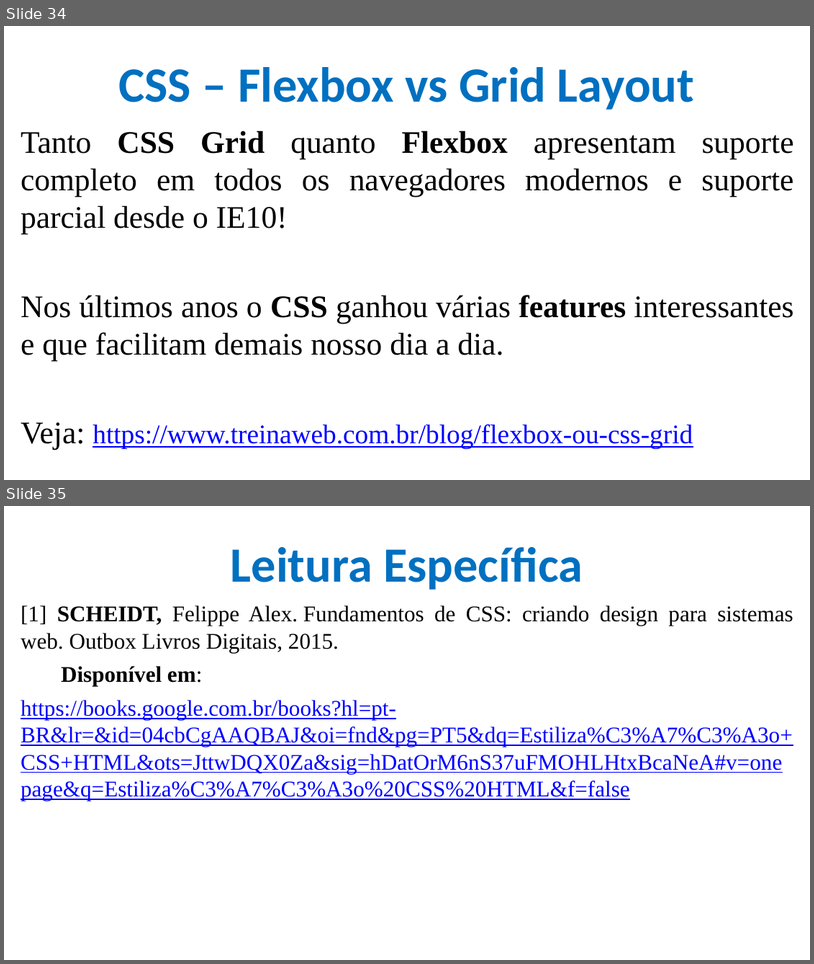
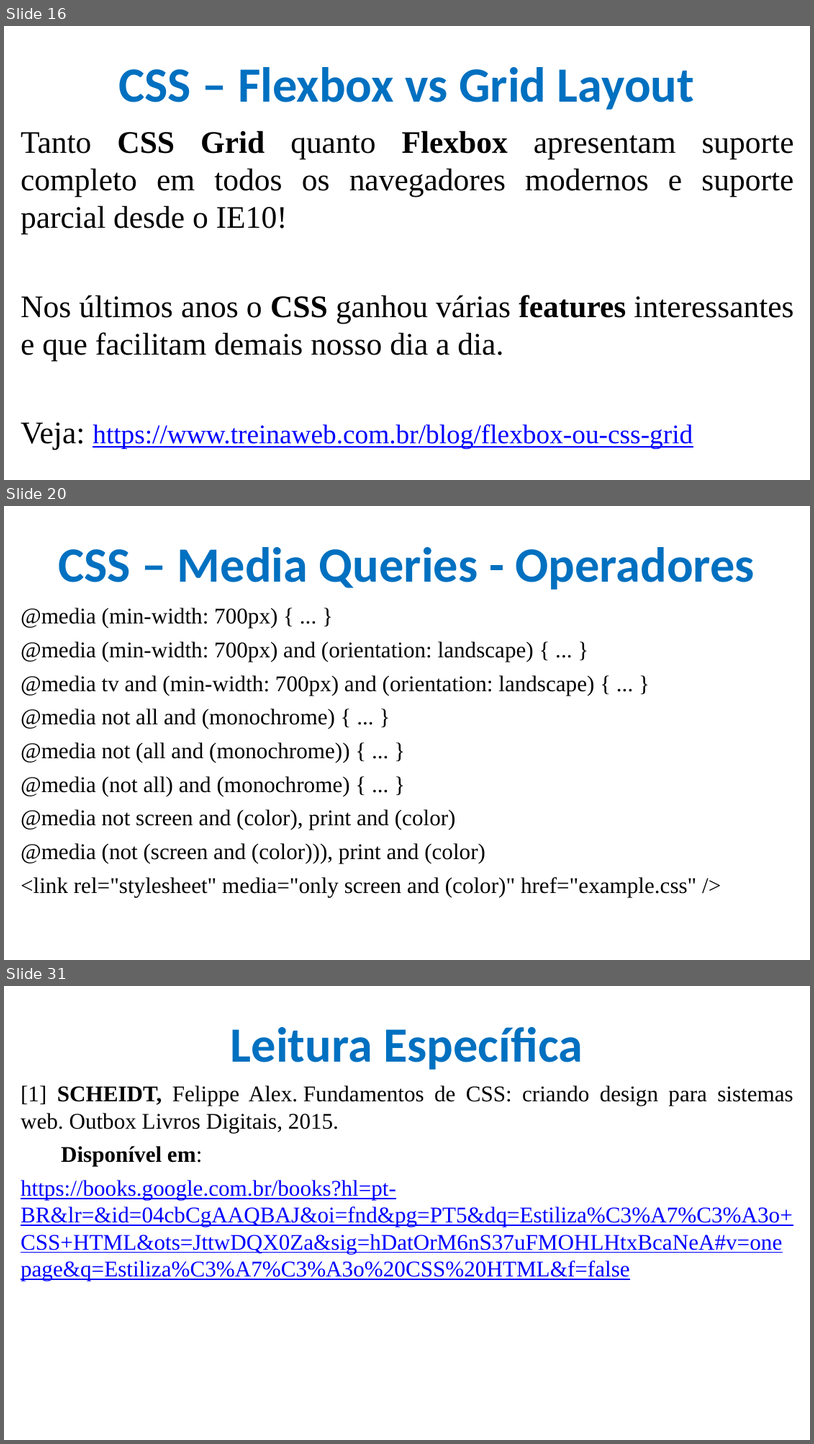
Before and after one commit to CloudEducationBrazil/WydenDesenvolvimentoWebJAVA, a slide deck: 01 Classes/frontend/Aula 06 Desenvolvimento de Software Java - CSS.pptx. Shown one above the other, each under a label of ours: slides 34 and 35 before the commit, slides 16, 20 and 31 after it; the slides between them are not shown. The pictures are 814x964 and 814x1444 pixels, drawn with LibreOffice and Linux fonts; fonts in the diff are those of the drawing; background and template pictures are left out. Boxes give left, top, right and bottom in pixels: in the first picture for what was removed or moved away, otherwise in the second. Text is boxed around its words. In the diff, an @@ line names an element or a change of style, - is before the commit and + after.

```diff
--- a/01 Classes/frontend/Aula 06 Desenvolvimento de Software Java - CSS.pptx
+++ b/01 Classes/frontend/Aula 06 Desenvolvimento de Software Java - CSS.pptx
@@ slide 20 added at <box>4,506,810,960</box>, background picture (left out) @@
@@ title added at <box>58,547,756,590</box>, 44 pt, text #0070C0, bold @@
+CSS – Media Queries - Operadores
@@ text added at <box>21,608,697,897</box>, 20 pt, text #000000 @@
+@media (min-width: 700px) { ... }
+@media (min-width: 700px) and (orientation: landscape) { ... }
+@media tv and (min-width: 700px) and (orientation: landscape) { ... }
+@media not all and (monochrome) { ... }
+@media not (all and (monochrome)) { ... }
+@media (not all) and (monochrome) { ... }
+@media not screen and (color), print and (color)
+@media (not (screen and (color))), print and (color)
+<link rel="stylesheet" media="only screen and (color)" href="example.css" />
@@ what was slide 34 is now slide 16 @@
@@ what was slide 35 is now slide 31 @@
```
Also in this commit, not shown: 9 slides changed, 13 other slides added, 18 slides removed, 38 other files.
